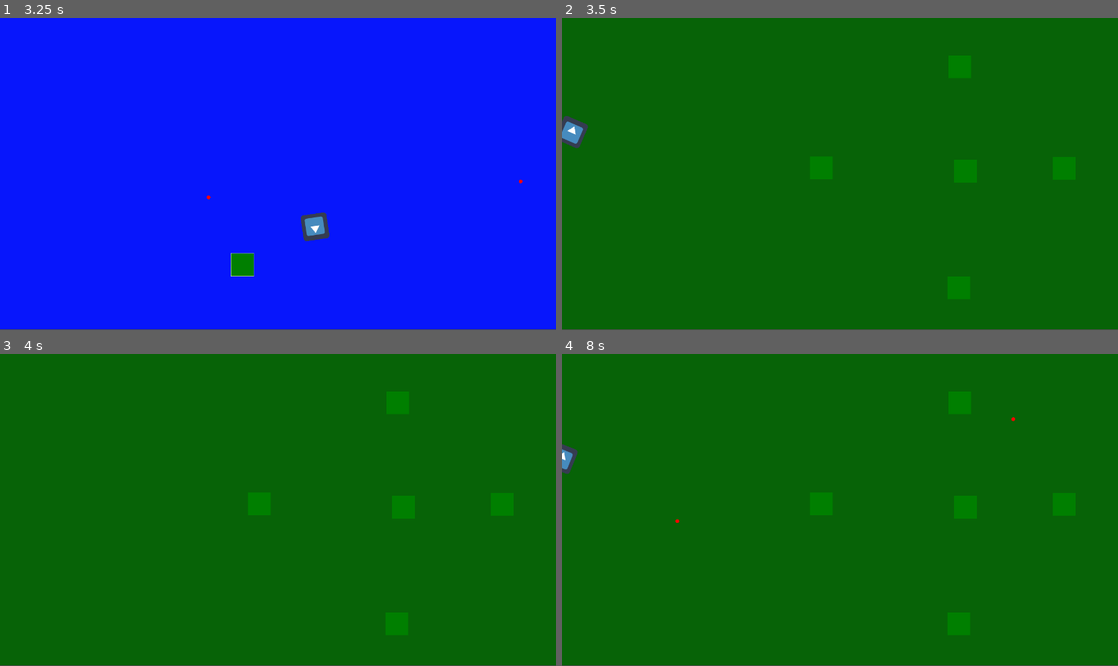
Above: before the commit, frames 1-4 (two rows, left to right).
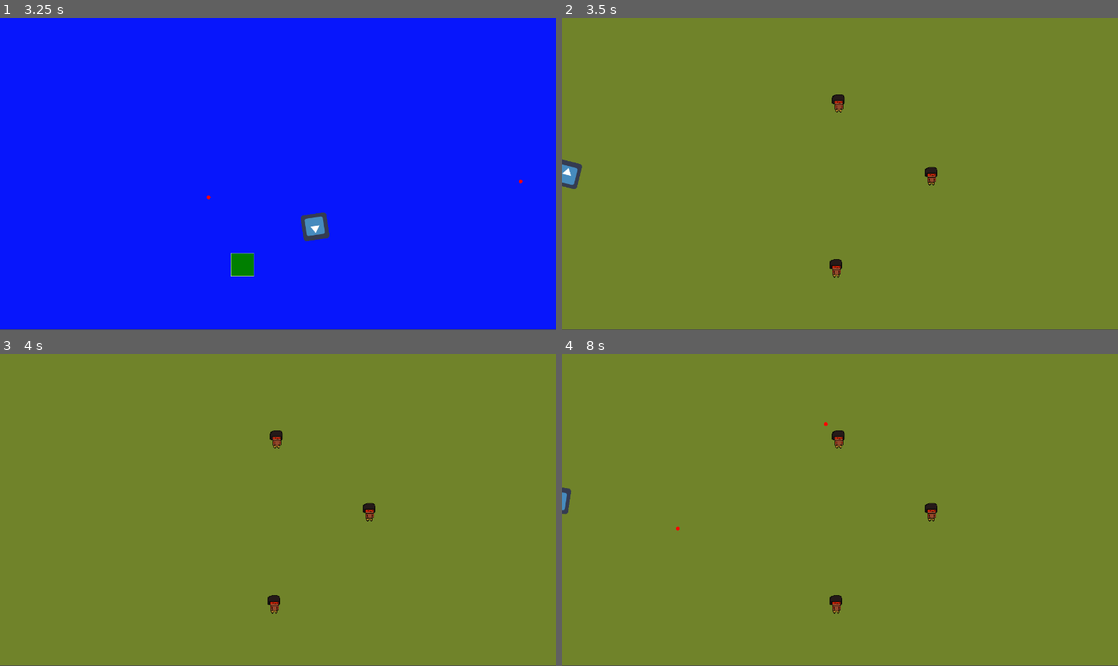
Above: after the commit, the same moments.

Repository: caduceusj/Projeto-GameJam
Game: Godot game, scene res://Cenas/Scene1.tscn
The game is run twice, just before and just after one commit, with the same random seed, the same clock (stepped at 60 frames per second) and the same inputs. This scene is started directly instead of the project's main scene. The engine's default icon, where the game draws it, is replaced by a stand-in: a white triangle on a blue panel in a dark square.
Inputs (mouse positions are in pixels of both pictures, inside the frame that each line leads up to):
- Up to frame 1 (3.25 s): tap Enter at 0.5 s; move the mouse to (400, 158) at 0.52 s; hold Right (ui_right) 0.53-1.28 s; click (400, 158) at 0.6 s; move the mouse to (166, 189) at 1.27 s; hold Down (ui_down) 1.28-2.03 s; click (166, 189) at 1.35 s; move the mouse to (333, 105) at 2.02 s; hold Right (ui_right) 2.03-2.78 s; click (333, 105) at 2.1 s; move the mouse to (250, 236) at 2.77 s; hold Up (ui_up) from 2.78 s (still down); click (250, 236) at 2.85 s
- Up to frame 2 (3.5 s): keep holding Up (ui_up)
- Up to frame 3 (4 s): move the mouse to (444, 556) at 3.52 s; release Up (ui_up) at 3.53 s; hold Left (ui_left) from 3.53 s (still down); click (444, 556) at 3.6 s
- Up to frame 4 (8 s): tap Space at 4.25, 5.75, 7.25 s; move the mouse to (673, 463) at 4.27 s; click (673, 463) at 4.35 s; tap Enter at 5, 6.5 s; move the mouse to (867, 510) at 5.02 s; release Left (ui_left) at 5.03 s; hold Down (ui_down) 5.03-5.78 s; click (867, 510) at 5.1 s; move the mouse to (756, 432) at 5.77 s; hold Right (ui_right) 5.78-6.53 s; click (756, 432) at 5.85 s; move the mouse to (962, 494) at 6.52 s; hold Up (ui_up) 6.53-7.28 s; click (962, 494) at 6.6 s; move the mouse to (728, 525) at 7.27 s; hold Right (ui_right) from 7.28 s (still down); click (728, 525) at 7.35 s

Frame 1 is identical in both runs. In frame 2, 100% of the frame differs, in the area x 0-100%, y 0-100%; in frame 3, 100%; in frame 4, 100%.

Commit message:
a

Diff:
--- a/Cenas/Scene1.tscn
+++ b/Cenas/Scene1.tscn
@@ -1,6 +1,6 @@
 [gd_scene load_steps=5 format=2]
 
-[ext_resource path="res://Scripts/Level.gd" type="Script" id=1]
+[ext_resource path="res://Scripts/Level1.gd" type="Script" id=1]
 [ext_resource path="res://Cenas/Player.tscn" type="PackedScene" id=2]
 [ext_resource path="res://Cenas/EnemyBasic.tscn" type="PackedScene" id=3]
 
@@ -18,13 +18,13 @@
 [node name="EnemyBasic" parent="." instance=ExtResource( 3 )]
 position = Vector2( 637, 369 )
 
+[node name="Player" parent="." groups=["player"] instance=ExtResource( 2 )]
+position = Vector2( 24, 364 )
+
 [node name="Area2D" type="Area2D" parent="."]
 
 [node name="CollisionShape2D" type="CollisionShape2D" parent="Area2D"]
 position = Vector2( 1365, 353 )
 shape = SubResource( 1 )
 
-[node name="Player" parent="Area2D" groups=["player"] instance=ExtResource( 2 )]
-position = Vector2( 24, 364 )
-
 [connection signal="body_entered" from="Area2D" to="." method="_on_Area2D_body_entered"]
--- a/Cenas/Scene2.tscn
+++ b/Cenas/Scene2.tscn
@@ -2,7 +2,7 @@
 
 [ext_resource path="res://Cenas/Player.tscn" type="PackedScene" id=1]
 [ext_resource path="res://Cenas/EnemyBasic.tscn" type="PackedScene" id=2]
-[ext_resource path="res://Scripts/Level.gd" type="Script" id=3]
+[ext_resource path="res://Scripts/Level2.gd" type="Script" id=3]
 
 [sub_resource type="CircleShape2D" id=1]
 radius = 50.0
@@ -30,11 +30,13 @@
 [node name="EnemyBasic5" parent="." instance=ExtResource( 2 )]
 position = Vector2( 1234, 370 )
 
+[node name="Player" parent="." groups=["player"] instance=ExtResource( 1 )]
+position = Vector2( 24, 364 )
+
 [node name="Area2D" type="Area2D" parent="."]
 
 [node name="CollisionShape2D" type="CollisionShape2D" parent="Area2D"]
 position = Vector2( 1365, 353 )
 shape = SubResource( 1 )
 
-[node name="Player" parent="Area2D" groups=["player"] instance=ExtResource( 1 )]
-position = Vector2( 24, 364 )
+[connection signal="body_entered" from="Area2D" to="." method="_on_Area2D_body_entered"]
--- /dev/null
+++ b/Cenas/Scene3.tscn
@@ -0,0 +1,38 @@
+[gd_scene load_steps=6 format=2]
+
+[ext_resource path="res://Cenas/EnemyBasic.tscn" type="PackedScene" id=1]
+[ext_resource path="res://Scripts/Level3.gd" type="Script" id=2]
+[ext_resource path="res://Cenas/EnemyGunner.tscn" type="PackedScene" id=3]
+[ext_resource path="res://Cenas/Player.tscn" type="PackedScene" id=4]
+
+[sub_resource type="CircleShape2D" id=1]
+radius = 50.0
+
+[node name="Scene3" type="Node2D"]
+script = ExtResource( 2 )
+
+[node name="ColorRect" type="ColorRect" parent="."]
+margin_right = 1366.0
+margin_bottom = 766.0
+color = Color( 0.443137, 0.517647, 0.168627, 1 )
+
+[node name="EnemyGunner" parent="." instance=ExtResource( 3 )]
+position = Vector2( 540, 385 )
+
+[node name="EnemyBasic" parent="." instance=ExtResource( 1 )]
+position = Vector2( 804, 147 )
+
+[node name="EnemyBasic2" parent="." instance=ExtResource( 1 )]
+position = Vector2( 809, 601 )
+
+[node name="Player" parent="." groups=["player"] instance=ExtResource( 4 )]
+position = Vector2( 12, 409 )
+
+[node name="Area2D" type="Area2D" parent="."]
+position = Vector2( -5, 19 )
+
+[node name="CollisionShape2D" type="CollisionShape2D" parent="Area2D"]
+position = Vector2( 1365, 353 )
+shape = SubResource( 1 )
+
+[connection signal="body_entered" from="Area2D" to="." method="_on_Area2D_body_entered"]
--- /dev/null
+++ b/Cenas/Scene4.tscn
@@ -0,0 +1,37 @@
+[gd_scene load_steps=5 format=2]
+
+[ext_resource path="res://Scripts/Level4.gd" type="Script" id=2]
+[ext_resource path="res://Cenas/EnemyGunner.tscn" type="PackedScene" id=3]
+[ext_resource path="res://Cenas/Player.tscn" type="PackedScene" id=4]
+
+[sub_resource type="CircleShape2D" id=1]
+radius = 50.0
+
+[node name="Scene4" type="Node2D"]
+script = ExtResource( 2 )
+
+[node name="ColorRect" type="ColorRect" parent="."]
+margin_right = 1366.0
+margin_bottom = 766.0
+color = Color( 0.443137, 0.517647, 0.168627, 1 )
+
+[node name="EnemyGunner" parent="." instance=ExtResource( 3 )]
+position = Vector2( 678, 210 )
+
+[node name="EnemyGunner2" parent="." instance=ExtResource( 3 )]
+position = Vector2( 672, 616 )
+
+[node name="EnemyGunner3" parent="." instance=ExtResource( 3 )]
+position = Vector2( 906, 389 )
+
+[node name="Player" parent="." groups=["player"] instance=ExtResource( 4 )]
+position = Vector2( 12, 409 )
+
+[node name="Area2D" type="Area2D" parent="."]
+position = Vector2( -5, 19 )
+
+[node name="CollisionShape2D" type="CollisionShape2D" parent="Area2D"]
+position = Vector2( 1365, 353 )
+shape = SubResource( 1 )
+
+[connection signal="body_entered" from="Area2D" to="." method="_on_Area2D_body_entered"]
--- /dev/null
+++ b/Cenas/Scene5.tscn
@@ -0,0 +1,44 @@
+[gd_scene load_steps=6 format=2]
+
+[ext_resource path="res://Cenas/EnemyBasic.tscn" type="PackedScene" id=1]
+[ext_resource path="res://Scripts/Level5.gd" type="Script" id=2]
+[ext_resource path="res://Cenas/EnemyGunner.tscn" type="PackedScene" id=3]
+[ext_resource path="res://Cenas/Player.tscn" type="PackedScene" id=4]
+
+[sub_resource type="CircleShape2D" id=1]
+radius = 50.0
+
+[node name="Boss1" type="Node2D"]
+script = ExtResource( 2 )
+
+[node name="ColorRect" type="ColorRect" parent="."]
+margin_right = 1366.0
+margin_bottom = 766.0
+color = Color( 0.443137, 0.517647, 0.168627, 1 )
+
+[node name="EnemyGunner" parent="." instance=ExtResource( 3 )]
+position = Vector2( 771, 303 )
+
+[node name="EnemyGunner2" parent="." instance=ExtResource( 3 )]
+position = Vector2( 765, 523 )
+
+[node name="EnemyBasic" parent="." instance=ExtResource( 1 )]
+position = Vector2( 494, 176 )
+
+[node name="EnemyBasic2" parent="." instance=ExtResource( 1 )]
+position = Vector2( 496, 677 )
+
+[node name="EnemyBasic3" parent="." instance=ExtResource( 1 )]
+position = Vector2( 578, 412 )
+
+[node name="Player" parent="." groups=["player"] instance=ExtResource( 4 )]
+position = Vector2( 12, 409 )
+
+[node name="Area2D" type="Area2D" parent="."]
+position = Vector2( -5, 19 )
+
+[node name="CollisionShape2D" type="CollisionShape2D" parent="Area2D"]
+position = Vector2( 1365, 353 )
+shape = SubResource( 1 )
+
+[connection signal="body_entered" from="Area2D" to="." method="_on_Area2D_body_entered"]
--- /dev/null
+++ b/Scripts/Level2.gd
@@ -0,0 +1,12 @@
+extends Node2D
+
+
+func _ready():
+	pass
+
+func nextLevel():
+	get_tree().change_scene("res://Cenas/Scene3.tscn")
+
+
+func _on_Area2D_body_entered(body):
+	nextLevel()
--- /dev/null
+++ b/Scripts/Level3.gd
@@ -0,0 +1,12 @@
+extends Node2D
+
+
+func _ready():
+	pass
+
+func nextLevel():
+	get_tree().change_scene("res://Cenas/Scene4.tscn")
+
+
+func _on_Area2D_body_entered(body):
+	nextLevel()
--- /dev/null
+++ b/Scripts/Level4.gd
@@ -0,0 +1,12 @@
+extends Node2D
+
+
+func _ready():
+	pass
+
+func nextLevel():
+	get_tree().change_scene("res://Cenas/Scene5.tscn")
+
+
+func _on_Area2D_body_entered(body):
+	nextLevel()
--- /dev/null
+++ b/Scripts/Level5.gd
@@ -0,0 +1,12 @@
+extends Node2D
+
+
+func _ready():
+	pass
+
+func nextLevel():
+	get_tree().change_scene("res://Cenas/Scene1.tscn")
+
+
+func _on_Area2D_body_entered(body):
+	nextLevel()
--- a/Scripts/Player.gd
+++ b/Scripts/Player.gd
@@ -15,7 +15,7 @@
 	pass # Replace with function body
 
 
-func _physics_process(delta):
+func _physics_process(_delta):
 	move()
 
 	if Input.is_action_just_pressed("LMB") and can_fire:
@@ -53,5 +53,5 @@
 #	pass
 
 
-func _on_Area2D_body_entered(body):
+func _on_Area2D_body_entered(_body):
 	pass # Replace with function body.
Renamed: Scripts/Level.gd -> Scripts/Level1.gd
